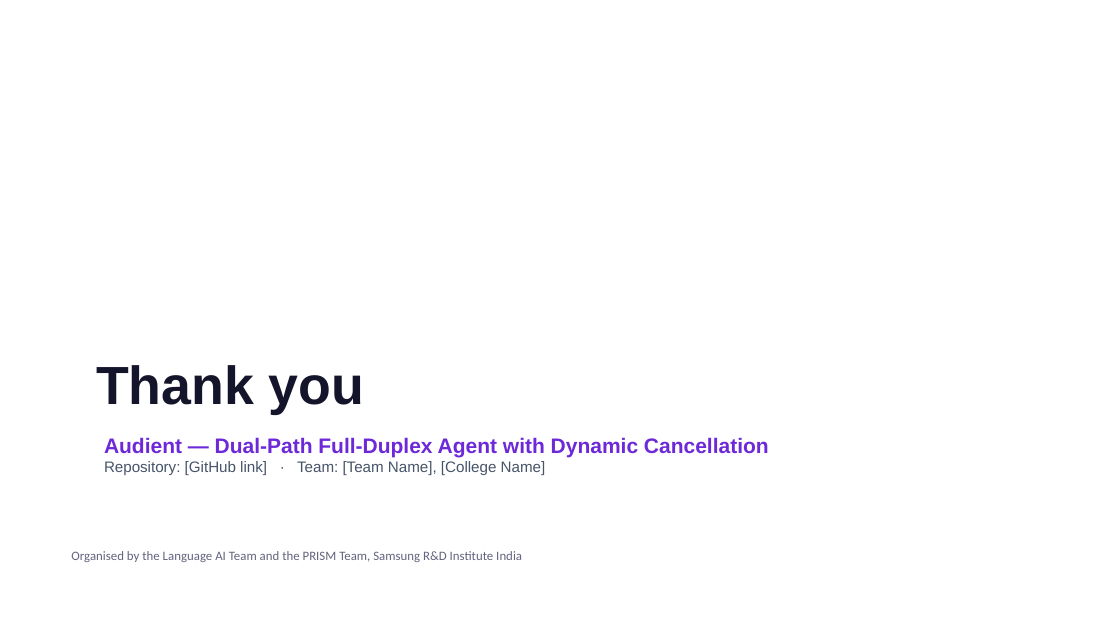
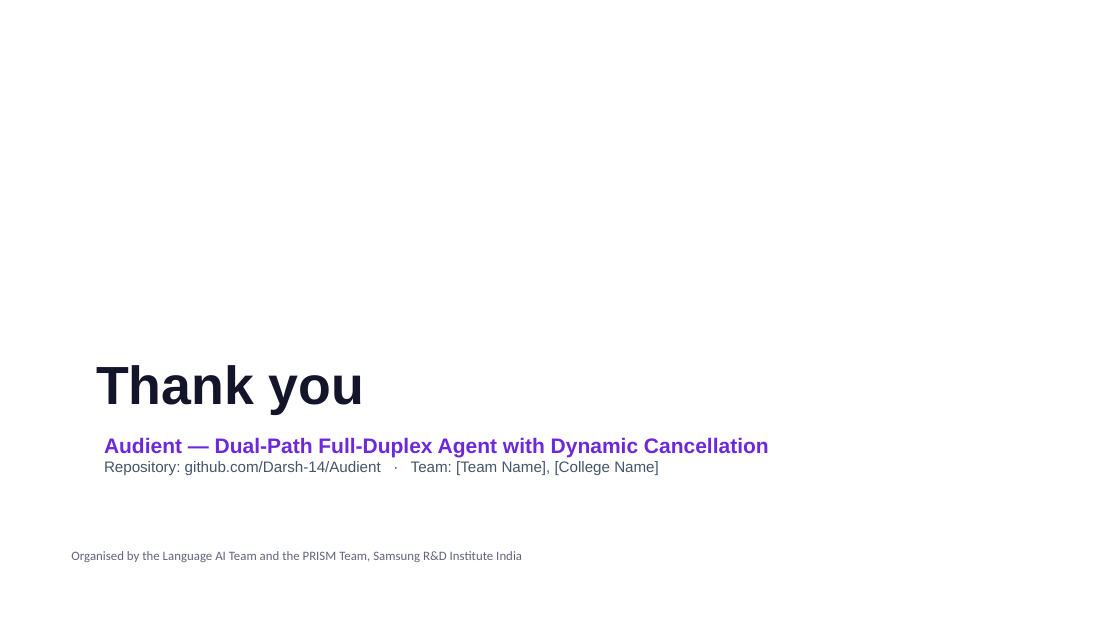
Before and after one commit to Darsh-14/Audient, a slide deck: slide 8 of docs/SRMIST_krenos_Submission.pptx (slide 12 before the commit). Drawn at 1120x630 pixels with LibreOffice and Linux fonts; fonts in the diff are those of the drawing. Boxes give left, top, right and bottom in pixels: in the first picture for what was removed or moved away, otherwise in the second. Text is boxed around its words. In the diff, an @@ line names an element or a change of style, - is before the commit and + after.

```diff
--- a/docs/SRMIST_krenos_Submission.pptx
+++ b/docs/SRMIST_krenos_Submission.pptx
@@ text at (x1=104, y1=461, x2=659, y2=475): text changed @@
-Repository: [GitHub link] · Team: [Team Name], [College Name]
+Repository: github.com/Darsh-14/Audient · Team: [Team Name], [College Name]
```
Also in this commit, not shown: 5 other slides changed, 1 slide added, 5 slides removed, 2 other files.
